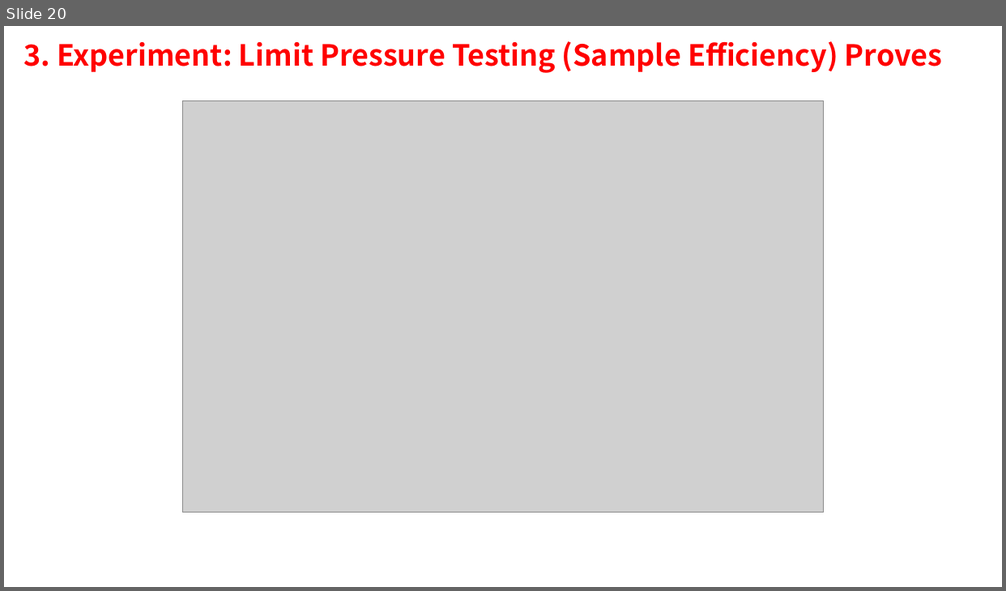
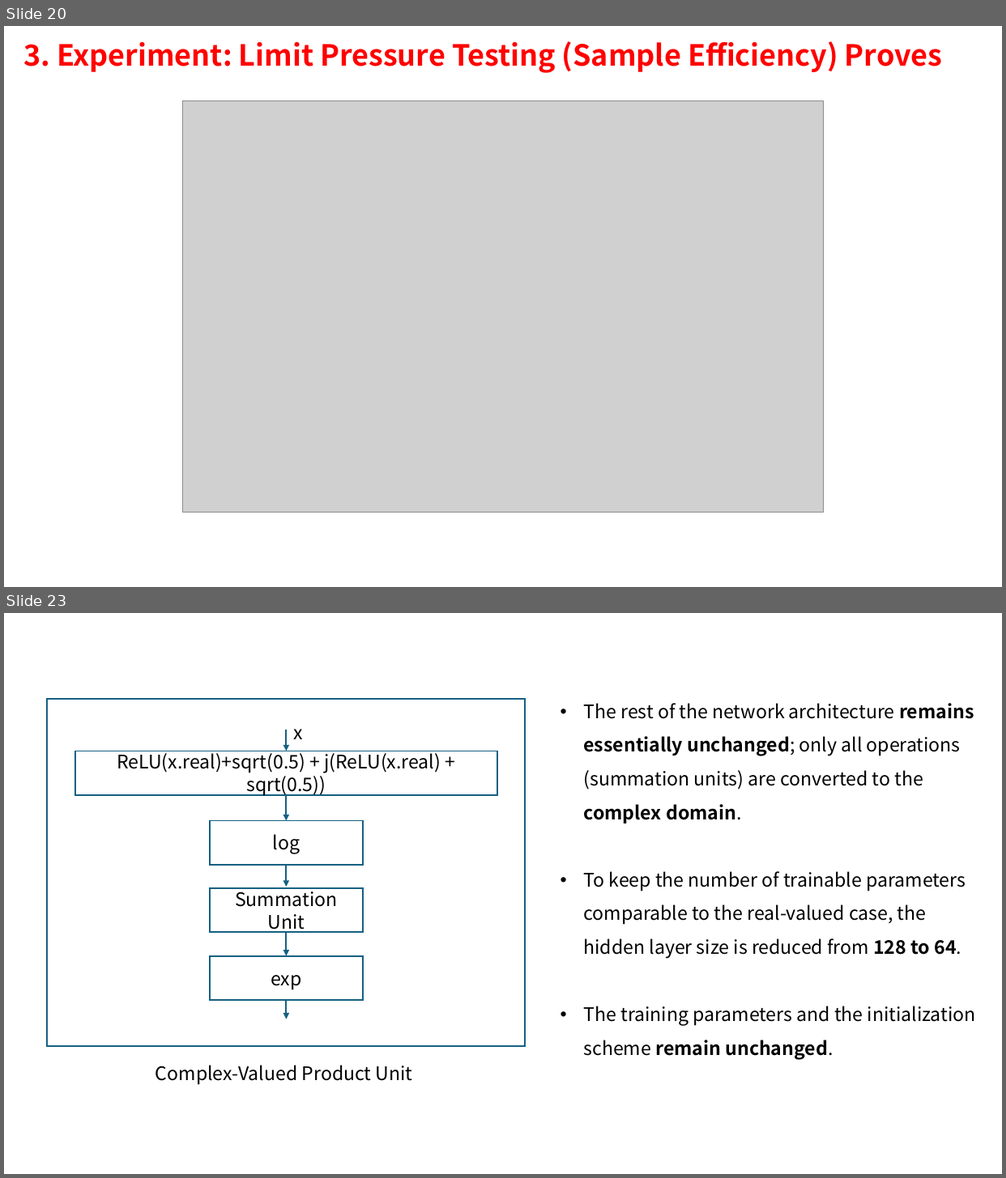
Before and after one commit to ziyuan-li/1d_pure, a slide deck: 1DPURe.pptx. Shown one above the other, each under a label of ours: slide 20 before the commit, slides 20 and 23 after it; the slides between them are not shown. The pictures are 1006x591 and 1006x1178 pixels, drawn with LibreOffice and Linux fonts; fonts in the diff are those of the drawing; grey boxes stand for pictures. Boxes give left, top, right and bottom in pixels: in the first picture for what was removed or moved away, otherwise in the second. Text is boxed around its words. In the diff, an @@ line names an element or a change of style, - is before the commit and + after.

```diff
--- a/1DPURe.pptx
+++ b/1DPURe.pptx
@@ slide 23 added at [4,613,1002,1174], background #FFFFFF @@
@@ rectangle added at [48,699,525,1046], fill #FFFFFF, outline #156082 1.5 pt @@
@@ text added at [584,703,976,1059], 18 pt, text #000000 @@
+• The rest of the network architecture remains essentially unchanged; only all operations (summation units) are converted to the complex domain.
+• To keep the number of trainable parameters comparable to the real-valued case, the hidden layer size is reduced from 128 to 64.
+• The training parameters and the initialization scheme remain unchanged.
@@ arrow added from (286, 729) to (286, 751), #156082 1.5 pt @@
@@ text added at [293,729,303,739], 18 pt, text #000000 @@
+x
@@ rectangle added at [75,751,497,795], fill #FFFFFF, outline #156082 1.5 pt, 18 pt, text #000000 @@
+ReLU(x.real)+sqrt(0.5) + j(ReLU(x.real) + sqrt(0.5))
@@ arrow added from (286, 795) to (286, 821), #156082 1.5 pt @@
@@ rectangle added at [210,821,363,865], fill #FFFFFF, outline #156082 1.5 pt, 18 pt, text #000000 @@
+log
@@ arrow added from (286, 865) to (286, 887), #156082 1.5 pt @@
@@ rectangle added at [210,888,363,933], fill #FFFFFF, outline #156082 1.5 pt, 18 pt, text #000000 @@
+Summation Unit
@@ arrow added from (286, 933) to (286, 956), #156082 1.5 pt @@
@@ rectangle added at [210,956,363,1001], fill #FFFFFF, outline #156082 1.5 pt, 18 pt, text #000000 @@
+exp
@@ arrow added from (286, 1000) to (286, 1020), #156082 1.5 pt @@
@@ text added at [155,1065,413,1084], 18 pt, text #000000 @@
+Complex-Valued Product Unit
```
Also in this commit, not shown: 9 slides changed, 10 other slides added, 1 other file.
